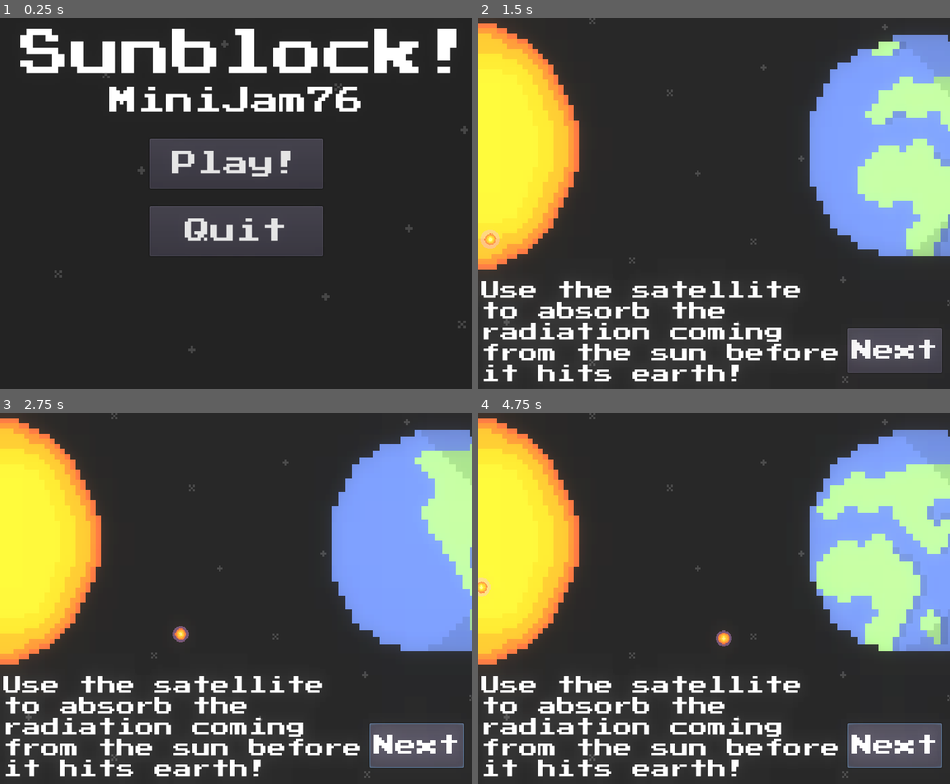
Above: before the commit, frames 1-4 (two rows, left to right).
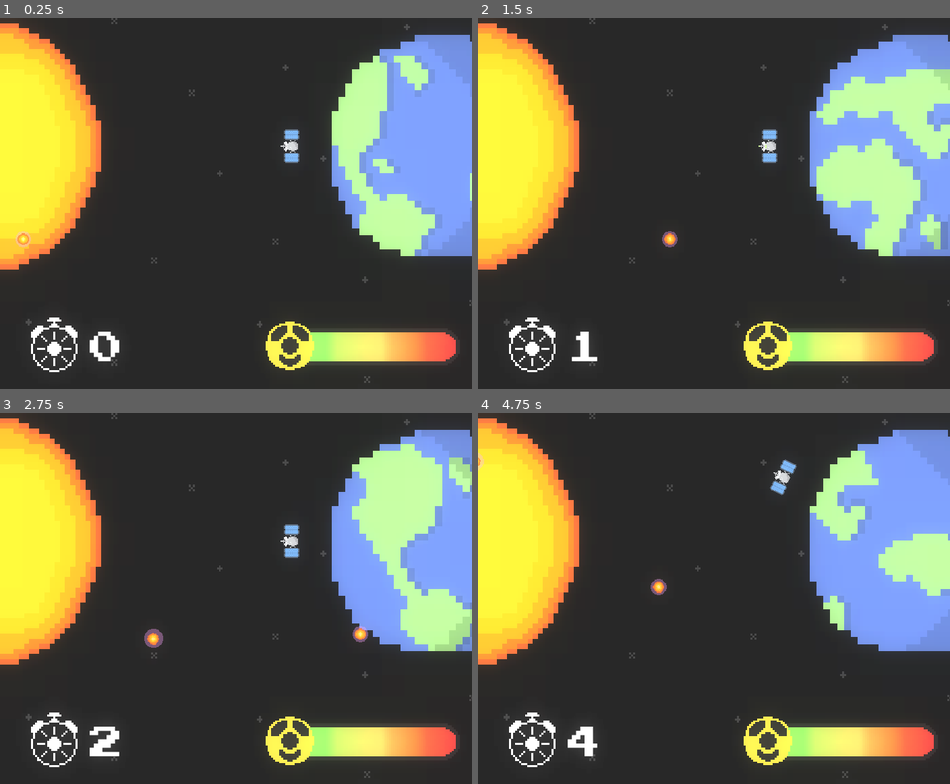
Above: after the commit, the same moments.

Repository: Liamx220/MiniJam76
Game: Godot game, scene res://Main.tscn
The game is run twice, just before and just after one commit, with the same random seed, the same clock (stepped at 60 frames per second) and the same inputs. Before the commit the project starts from res://mainmenu.tscn.
Inputs (mouse positions are in pixels of both pictures, inside the frame that each line leads up to):
- Up to frame 1 (0.25 s): no input
- Up to frame 2 (1.5 s): click (714, 162) at 0.5 s, where only the run before the commit has a clickable "Play!"; click (629, 348) at 1.25 s, where only the run before the commit has a clickable "Next"
- Up to frame 3 (2.75 s): click (415, 746) at 2 s, where only the run before the commit has a clickable "Next"
- Up to frame 4 (4.75 s): click (893, 746) at 2.75 s, where only the run before the commit has a clickable "Next"; hold D (right) 3.53-4.28 s; hold A (left) from 4.28 s (still down)

The runs differ from the first frame. In frame 1, 46% of the frame differs, in the area x 0-100%, y 0-99%; in frame 2, 17%; in frame 3, 18%; in frame 4, 19%.
Error before the commit: Invalid get index 'value' (on base: 'null instance'). (res://earth.gd:27)
Error after the commit: Attempt to call function 'play' in base 'null instance' on a null instance. (res://Main.gd:9)

Commit message:
earth now explodes

Diff:
--- a/MiniJam76/MiniJam76/Main.tscn
+++ b/MiniJam76/MiniJam76/Main.tscn
@@ -10,97 +10,66 @@
 [ext_resource path="res://Display.gd" type="Script" id=8]
 [ext_resource path="res://PressStart2P-Regular.ttf" type="DynamicFontData" id=9]
 [ext_resource path="res://Sprites/stopwatch.png" type="Texture" id=10]
-[ext_resource path="res://pauseMenu.gd" type="Script" id=11]
-[ext_resource path="res://Sprites/rad_bar_fill.png" type="Texture" id=12]
+[ext_resource path="res://Sprites/rad_bar_fill.png" type="Texture" id=11]
+[ext_resource path="res://Sprites/rad_bar_background.png" type="Texture" id=12]
 [ext_resource path="res://Sprites/radiation_symbol.png" type="Texture" id=13]
-[ext_resource path="res://Sprites/satellite.png" type="Texture" id=14]
-[ext_resource path="res://music/Sunstrider.wav" type="AudioStream" id=15]
-[ext_resource path="res://music/Error 1.wav" type="AudioStream" id=16]
-[ext_resource path="res://Sprites/satellite_hit.png" type="Texture" id=17]
-[ext_resource path="res://Sprites/rad_bar_background.png" type="Texture" id=18]
+[ext_resource path="res://Sprites/satellite_hit.png" type="Texture" id=14]
 
 [sub_resource type="RectangleShape2D" id=1]
 extents = Vector2( 8.29504, 17.9775 )
 
-[sub_resource type="AtlasTexture" id=14]
+[sub_resource type="AtlasTexture" id=12]
 atlas = ExtResource( 2 )
 region = Rect2( 0, 0, 35, 25 )
 
-[sub_resource type="AtlasTexture" id=15]
+[sub_resource type="AtlasTexture" id=13]
 atlas = ExtResource( 2 )
 region = Rect2( 35, 0, 35, 25 )
 
-[sub_resource type="AtlasTexture" id=16]
-atlas = ExtResource( 17 )
+[sub_resource type="AtlasTexture" id=9]
+atlas = ExtResource( 14 )
 region = Rect2( 0, 0, 37, 25 )
 
-[sub_resource type="AtlasTexture" id=17]
-atlas = ExtResource( 17 )
+[sub_resource type="AtlasTexture" id=10]
+atlas = ExtResource( 14 )
 region = Rect2( 37, 0, 37, 25 )
 
-[sub_resource type="AtlasTexture" id=18]
-atlas = ExtResource( 17 )
+[sub_resource type="AtlasTexture" id=11]
+atlas = ExtResource( 14 )
 region = Rect2( 74, 0, 37, 25 )
 
 [sub_resource type="SpriteFrames" id=4]
 animations = [ {
-"frames": [ SubResource( 14 ), SubResource( 15 ) ],
+"frames": [ SubResource( 12 ), SubResource( 13 ) ],
 "loop": true,
-"name": "default",
+"name": "blink",
 "speed": 1.0
 }, {
-"frames": [ SubResource( 16 ), SubResource( 17 ), SubResource( 18 ), SubResource( 16 ) ],
+"frames": [ SubResource( 9 ), SubResource( 10 ), SubResource( 11 ) ],
 "loop": false,
 "name": "hit",
-"speed": 5.0
+"speed": 8.0
 } ]
 
 [sub_resource type="RectangleShape2D" id=5]
-extents = Vector2( 8.83176, 18.9155 )
+extents = Vector2( 10.161, 22.4356 )
 
 [sub_resource type="DynamicFont" id=6]
 size = 50
 font_data = ExtResource( 9 )
 
-[sub_resource type="DynamicFont" id=7]
-size = 38
-font_data = ExtResource( 9 )
-
-[sub_resource type="DynamicFont" id=8]
-size = 70
-font_data = ExtResource( 9 )
-
-[sub_resource type="StyleBoxTexture" id=20]
-texture = ExtResource( 12 )
-region_rect = Rect2( 0, 0, 100, 31 )
-
-[sub_resource type="StyleBoxTexture" id=19]
-texture = ExtResource( 18 )
-region_rect = Rect2( 0, 0, 100, 31 )
-
-[sub_resource type="DynamicFont" id=11]
-size = 23
-font_data = ExtResource( 9 )
-
-[sub_resource type="DynamicFont" id=13]
-size = 60
-font_data = ExtResource( 9 )
-
 [node name="Node2D" type="Node2D"]
 script = ExtResource( 7 )
 
-[node name="soundtrack" type="AudioStreamPlayer2D" parent="."]
-position = Vector2( 656.029, 188.651 )
-scale = Vector2( 1.38587, 1.38587 )
-stream = ExtResource( 15 )
-volume_db = -2.144
+[node name="background" type="Sprite" parent="."]
+position = Vector2( 463.215, 273.228 )
+scale = Vector2( 2.9505, 3.14692 )
+texture = ExtResource( 3 )
+
+[node name="earth" parent="." instance=ExtResource( 1 )]
+position = Vector2( 655.597, 188.922 )
 
 [node name="spawner" parent="." instance=ExtResource( 6 )]
-
-[node name="background" type="Sprite" parent="."]
-position = Vector2( 457.558, 268.985 )
-scale = Vector2( 2.9505, 3.14692 )
-texture = ExtResource( 3 )
 
 [node name="satellite" type="KinematicBody2D" parent="." groups=[
 "player",
@@ -109,243 +78,69 @@
 scale = Vector2( 1.38587, 1.38587 )
 z_as_relative = false
 script = ExtResource( 5 )
+max_rot_speed = 2.0
+acceleration = 0.75
 
 [node name="CollisionShape2D" type="CollisionShape2D" parent="satellite"]
-position = Vector2( -155.676, 0.532471 )
+position = Vector2( -161.592, 0.532471 )
 shape = SubResource( 1 )
 
 [node name="Sprite" type="AnimatedSprite" parent="satellite"]
-position = Vector2( -163.586, 1.21353 )
+position = Vector2( -168.731, 1.21353 )
 rotation = -1.5708
 scale = Vector2( 1.238, 1.238 )
 frames = SubResource( 4 )
-animation = "hit"
-frame = 3
+animation = "blink"
 playing = true
 
 [node name="Area2D" type="Area2D" parent="satellite"]
-position = Vector2( 5.91592, 2.57138 )
 
 [node name="CollisionShape2D" type="CollisionShape2D" parent="satellite/Area2D"]
-position = Vector2( -161.437, -1.99802 )
+position = Vector2( -161.437, 0.429047 )
 shape = SubResource( 5 )
-
-[node name="hit" type="AudioStreamPlayer2D" parent="satellite"]
-stream = ExtResource( 16 )
-volume_db = 17.155
 
 [node name="Node2D" parent="." instance=ExtResource( 4 )]
 
-[node name="Timer" type="Timer" parent="."]
+[node name="Control" type="Control" parent="."]
+margin_top = 422.0
+margin_right = 950.0
+margin_bottom = 547.0
+__meta__ = {
+"_edit_use_anchors_": false
+}
 
-[node name="stopwatch" type="Sprite" parent="."]
-position = Vector2( 51.3361, 488.34 )
-scale = Vector2( 3.39133, 3.39133 )
-texture = ExtResource( 10 )
-
-[node name="Display" type="Label" parent="."]
-margin_left = 105.7
-margin_top = 470.74
-margin_right = 316.7
-margin_bottom = 555.74
+[node name="timer text" type="Label" parent="."]
+margin_left = 122.793
+margin_top = 448.436
+margin_right = 192.793
+margin_bottom = 533.437
 custom_fonts/font = SubResource( 6 )
-text = "1"
+text = "0"
+align = 1
+valign = 1
 script = ExtResource( 8 )
 __meta__ = {
 "_edit_use_anchors_": false
 }
 
-[node name="pauseMenu" type="Control" parent="."]
-visible = false
-light_mask = 2
-margin_top = 422.0
-margin_right = 701.0
-margin_bottom = 547.0
-script = ExtResource( 11 )
-__meta__ = {
-"_edit_use_anchors_": false
-}
+[node name="timer sprite" type="Sprite" parent="."]
+position = Vector2( 80.8754, 484.612 )
+scale = Vector2( 2.99809, 2.99809 )
+texture = ExtResource( 10 )
 
-[node name="background2" type="Sprite" parent="pauseMenu"]
-visible = false
-position = Vector2( 463.215, -148.772 )
-scale = Vector2( 2.9505, 3.14692 )
-texture = ExtResource( 3 )
+[node name="Timer" type="Timer" parent="."]
 
-[node name="Button" type="Button" parent="pauseMenu"]
-pause_mode = 2
-anchor_left = 0.5
-anchor_top = 0.5
-anchor_right = 0.5
-anchor_bottom = 0.5
-margin_left = -144.0
-margin_top = -350.232
-margin_right = 144.0
-margin_bottom = -247.232
-custom_fonts/font = SubResource( 7 )
-text = "Unpause"
+[node name="rad_bar_background" type="Sprite" parent="."]
+position = Vector2( 542.42, 484.612 )
+scale = Vector2( 2.90423, 2.90423 )
+texture = ExtResource( 12 )
 
-[node name="Button2" type="Button" parent="pauseMenu"]
-pause_mode = 2
-anchor_left = 0.5
-anchor_top = 0.5
-anchor_right = 0.5
-anchor_bottom = 0.5
-margin_left = -144.0
-margin_top = -223.096
-margin_right = 144.0
-margin_bottom = -120.096
-custom_fonts/font = SubResource( 7 )
-text = "Quit"
+[node name="rad_bar_fill" type="Sprite" parent="rad_bar_background"]
+texture = ExtResource( 11 )
 
-[node name="Label" type="Label" parent="pauseMenu"]
-anchor_left = 0.5
-anchor_top = 0.5
-anchor_right = 0.5
-anchor_bottom = 0.5
-margin_left = -273.0
-margin_top = -458.566
-margin_right = 273.0
-margin_bottom = -367.566
-custom_fonts/font = SubResource( 8 )
-text = "Paused"
-align = 1
-__meta__ = {
-"_edit_use_anchors_": false
-}
-
-[node name="earth" parent="." instance=ExtResource( 1 )]
-position = Vector2( 655.597, 188.922 )
-
-[node name="background3" type="Sprite" parent="earth"]
-visible = false
-position = Vector2( -192.382, 84.306 )
-scale = Vector2( 2.9505, 3.14692 )
-texture = ExtResource( 3 )
-
-[node name="ProgressBar" type="ProgressBar" parent="earth"]
-margin_left = -410.0
-margin_top = 244.0
-margin_right = 39.0
-margin_bottom = 338.0
-custom_styles/fg = SubResource( 20 )
-custom_styles/bg = SubResource( 19 )
-custom_fonts/font = SubResource( 11 )
-percent_visible = false
-__meta__ = {
-"_edit_use_anchors_": false
-}
-
-[node name="radiation_symbol" type="Sprite" parent="earth/ProgressBar"]
-position = Vector2( 9.40982, 48.4861 )
-scale = Vector2( 3.91868, 3.91868 )
+[node name="radiation_symbol" type="Sprite" parent="rad_bar_background"]
+position = Vector2( -39.2316, 0 )
 texture = ExtResource( 13 )
-
-[node name="Gameover" type="Control" parent="earth"]
-pause_mode = 2
-visible = false
-margin_left = -655.597
-margin_top = -188.922
-margin_right = 47.403
-margin_bottom = 357.078
-__meta__ = {
-"_edit_use_anchors_": false
-}
-
-[node name="background3" type="Sprite" parent="earth/Gameover"]
-position = Vector2( 463.215, 273.228 )
-scale = Vector2( 2.9505, 3.14692 )
-texture = ExtResource( 3 )
-
-[node name="Button4" type="Button" parent="earth/Gameover"]
-pause_mode = 2
-anchor_left = 0.5
-anchor_top = 0.5
-anchor_right = 0.5
-anchor_bottom = 0.5
-margin_left = -145.0
-margin_top = 130.948
-margin_right = 143.0
-margin_bottom = 233.948
-custom_fonts/font = SubResource( 7 )
-text = "Quit"
-__meta__ = {
-"_edit_use_anchors_": false
-}
-
-[node name="satellite" type="Sprite" parent="earth/Gameover/Button4"]
-position = Vector2( -107.097, -80.6235 )
-rotation = 0.789937
-scale = Vector2( 5.06892, 5.06892 )
-texture = ExtResource( 14 )
-
-[node name="Button5" type="Button" parent="earth/Gameover"]
-pause_mode = 2
-anchor_left = 0.5
-anchor_top = 0.5
-anchor_right = 0.5
-anchor_bottom = 0.5
-margin_left = -145.0
-margin_top = -0.905212
-margin_right = 143.0
-margin_bottom = 102.095
-custom_fonts/font = SubResource( 7 )
-text = "Replay"
-__meta__ = {
-"_edit_use_anchors_": false
-}
-
-[node name="Label2" type="Label" parent="earth/Gameover"]
-anchor_left = 0.5
-anchor_top = 0.5
-anchor_right = 0.5
-anchor_bottom = 0.5
-margin_left = -409.5
-margin_top = -253.152
-margin_right = 409.5
-margin_bottom = -162.152
-custom_fonts/font = SubResource( 8 )
-text = "Game Over"
-align = 1
-__meta__ = {
-"_edit_use_anchors_": false
-}
-
-[node name="Score" type="Label" parent="earth/Gameover"]
-anchor_left = 0.5
-anchor_top = 0.5
-anchor_right = 0.5
-anchor_bottom = 0.5
-margin_left = -409.5
-margin_top = -145.837
-margin_right = 409.5
-margin_bottom = -81.8366
-custom_fonts/font = SubResource( 13 )
-text = "Game Over"
-align = 1
-__meta__ = {
-"_edit_use_anchors_": false
-}
-
-[node name="Score2" type="Label" parent="earth/Gameover"]
-visible = false
-anchor_left = 0.5
-anchor_top = 0.5
-anchor_right = 0.5
-anchor_bottom = 0.5
-margin_left = -409.5
-margin_top = -91.0088
-margin_right = 409.5
-margin_bottom = -0.00878906
-custom_fonts/font = SubResource( 13 )
-text = "Game Over"
-align = 1
-__meta__ = {
-"_edit_use_anchors_": false
-}
+[connection signal="animation_finished" from="satellite/Sprite" to="satellite" method="_on_Sprite_animation_finished"]
 [connection signal="area_entered" from="satellite/Area2D" to="satellite" method="_on_Area2D_area_entered"]
 [connection signal="timeout" from="Timer" to="." method="_on_Timer_timeout"]
-[connection signal="pressed" from="pauseMenu/Button" to="pauseMenu" method="_on_Button_pressed"]
-[connection signal="pressed" from="pauseMenu/Button2" to="pauseMenu" method="_on_Button2_pressed"]
-[connection signal="pressed" from="earth/Gameover/Button4" to="." method="_on_Button4_pressed"]
-[connection signal="pressed" from="earth/Gameover/Button5" to="." method="_on_Button5_pressed"]
--- a/MiniJam76/MiniJam76/earth.gd
+++ b/MiniJam76/MiniJam76/earth.gd
@@ -5,6 +5,7 @@
 onready var GameOver = $Gameover
 onready var Displayscore = $Gameover/Score
 onready var highscore = $Gameover/Score2
+onready var sprite = $AnimatedSprite
 onready var score = get_node("/root/Node2D/Display")#.get("Display.gd")
 
 
@@ -26,6 +27,11 @@
 	$hitearht.play()
 	progressBar.value += 20
 	if progressBar.value == 100:
+		sprite.animation = "explode"
+
+func _on_AnimatedSprite_animation_finished():
+	if (progressBar.value == 100):
+		sprite.playing = false
 		GameOver.visible = true
 		get_tree().paused = true
 		print(score.get_parent().DisplayValue)
--- a/MiniJam76/MiniJam76/earth.tscn
+++ b/MiniJam76/MiniJam76/earth.tscn
@@ -1,8 +1,9 @@
-[gd_scene load_steps=17 format=2]
+[gd_scene load_steps=25 format=2]
 
 [ext_resource path="res://Sprites/earth.png" type="Texture" id=1]
 [ext_resource path="res://earth.gd" type="Script" id=2]
 [ext_resource path="res://music/Robot Walk.wav" type="AudioStream" id=3]
+[ext_resource path="res://Sprites/earth_explode.png" type="Texture" id=4]
 
 [sub_resource type="CircleShape2D" id=1]
 radius = 162.028
@@ -43,18 +44,51 @@
 atlas = ExtResource( 1 )
 region = Rect2( 272, 0, 34, 34 )
 
-[sub_resource type="SpriteFrames" id=11]
+[sub_resource type="AtlasTexture" id=11]
+atlas = ExtResource( 4 )
+region = Rect2( 0, 0, 72, 50 )
+
+[sub_resource type="AtlasTexture" id=12]
+atlas = ExtResource( 4 )
+region = Rect2( 72, 0, 72, 50 )
+
+[sub_resource type="AtlasTexture" id=13]
+atlas = ExtResource( 4 )
+region = Rect2( 144, 0, 72, 50 )
+
+[sub_resource type="AtlasTexture" id=14]
+atlas = ExtResource( 4 )
+region = Rect2( 216, 0, 72, 50 )
+
+[sub_resource type="AtlasTexture" id=15]
+atlas = ExtResource( 4 )
+region = Rect2( 288, 0, 72, 50 )
+
+[sub_resource type="AtlasTexture" id=16]
+atlas = ExtResource( 4 )
+region = Rect2( 360, 0, 72, 50 )
+
+[sub_resource type="AtlasTexture" id=17]
+atlas = ExtResource( 4 )
+region = Rect2( 432, 0, 72, 50 )
+
+[sub_resource type="SpriteFrames" id=18]
 animations = [ {
 "frames": [ SubResource( 2 ), SubResource( 3 ), SubResource( 4 ), SubResource( 5 ), SubResource( 6 ), SubResource( 7 ), SubResource( 8 ), SubResource( 9 ), SubResource( 10 ) ],
 "loop": true,
 "name": "default",
 "speed": 3.0
+}, {
+"frames": [ SubResource( 11 ), SubResource( 12 ), SubResource( 13 ), SubResource( 14 ), SubResource( 15 ), SubResource( 16 ), SubResource( 17 ), SubResource( 17 ), SubResource( 17 ), SubResource( 17 ), SubResource( 17 ), SubResource( 17 ), SubResource( 17 ), SubResource( 17 ) ],
+"loop": false,
+"name": "explode",
+"speed": 9.0
 } ]
 
-[sub_resource type="CircleShape2D" id=12]
+[sub_resource type="CircleShape2D" id=19]
 radius = 2.72502
 
-[sub_resource type="CircleShape2D" id=13]
+[sub_resource type="CircleShape2D" id=20]
 radius = 133.331
 
 [node name="StaticBody2D" type="StaticBody2D"]
@@ -69,20 +103,20 @@
 
 [node name="AnimatedSprite" type="AnimatedSprite" parent="."]
 scale = Vector2( 10.2412, 10.2412 )
-frames = SubResource( 11 )
-frame = 3
+frames = SubResource( 18 )
 playing = true
 
 [node name="CollisionShape2D" type="CollisionShape2D" parent="."]
 scale = Vector2( 1.75, 1.75 )
-shape = SubResource( 12 )
+shape = SubResource( 19 )
 
 [node name="KinematicBody2D" type="KinematicBody2D" parent="."]
 
 [node name="CollisionShape2D" type="CollisionShape2D" parent="KinematicBody2D"]
-shape = SubResource( 13 )
+shape = SubResource( 20 )
 
 [node name="hitearht" type="AudioStreamPlayer2D" parent="."]
 stream = ExtResource( 3 )
 volume_db = 11.794
 [connection signal="area_entered" from="Area2D" to="." method="_on_Area2D_area_entered"]
+[connection signal="animation_finished" from="AnimatedSprite" to="." method="_on_AnimatedSprite_animation_finished"]
--- a/MiniJam76/MiniJam76/player.gd
+++ b/MiniJam76/MiniJam76/player.gd
@@ -4,7 +4,7 @@
 export (float) var max_rot_speed = 4
 export (float) var acceleration = 1
 
-onready var sprite = $Sprite
+onready var sprite = $AnimatedSprite
 var velocity = Vector2()
 var rotation_dir = 0
 var rotation_speed = 0
@@ -36,4 +36,9 @@
 
 func _on_Area2D_area_entered(area):
 	$hit.play()
-	$Sprite.play("hit")
+	sprite.animation = "hit"
+
+func _on_Sprite_animation_finished():
+	if (sprite.animation == "hit"):
+		sprite.animation = "blink"
+		print("switch")
--- a/MiniJam76/MiniJam76/project.godot
+++ b/MiniJam76/MiniJam76/project.godot
@@ -16,7 +16,7 @@
 [application]
 
 config/name="MiniJam76"
-run/main_scene="res://mainmenu.tscn"
+run/main_scene="res://Main.tscn"
 config/icon="res://icon.png"
 
 [display]
@@ -38,11 +38,6 @@
 , Object(InputEventKey,"resource_local_to_scene":false,"resource_name":"","device":0,"alt":false,"shift":false,"control":false,"meta":false,"command":false,"pressed":false,"scancode":16777233,"unicode":0,"echo":false,"script":null)
  ]
 }
-pause={
-"deadzone": 0.5,
-"events": [ Object(InputEventKey,"resource_local_to_scene":false,"resource_name":"","device":0,"alt":false,"shift":false,"control":false,"meta":false,"command":false,"pressed":false,"scancode":80,"unicode":0,"echo":false,"script":null)
- ]
-}
 
 [rendering]
 
Not shown: 2 places in MiniJam76/MiniJam76/GameOver.tscn that only renumber resources
Not shown: 1 places in MiniJam76/MiniJam76/Main.tscn that only renumber resources
Binary file added: MiniJam76/MiniJam76/Sprites/earth_explode.png
Not shown, added: MiniJam76/MiniJam76/Sprites/earth_explode.png.import
